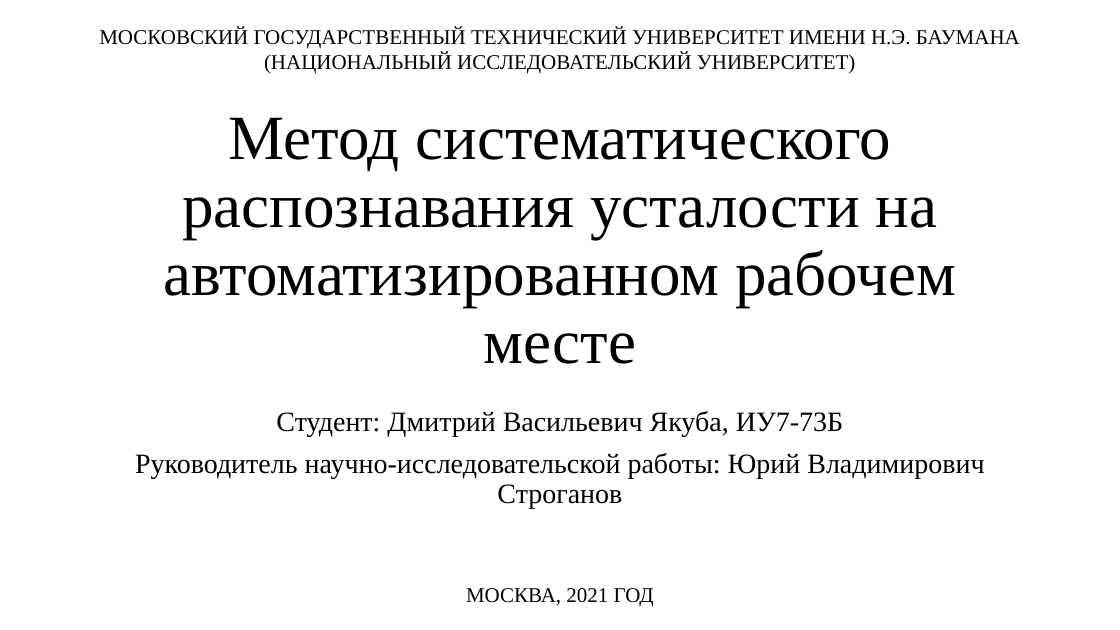
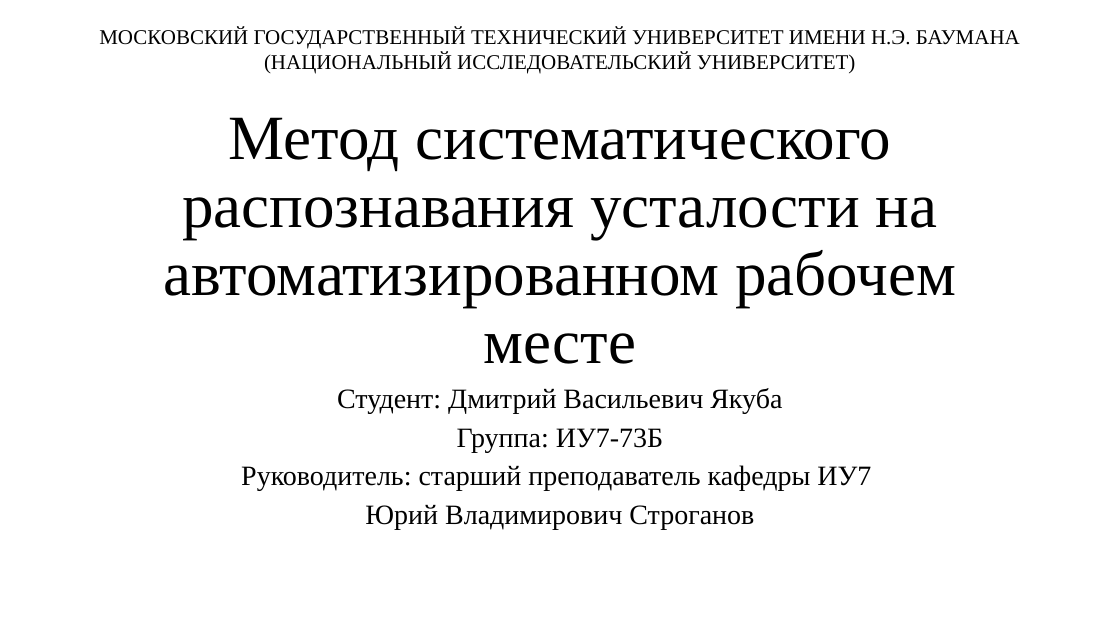
Before and after one commit to TheSawIsTheLaw/FatigueRecognitionSystem, a slide deck: slide 1 of Presentation/presentation.pptx. Drawn at 1120x630 pixels with LibreOffice and Linux fonts; fonts in the diff are those of the drawing. Boxes give left, top, right and bottom in pixels: in the first picture for what was removed or moved away, otherwise in the second. Text is boxed around its words. In the diff, an @@ line names an element or a change of style, - is before the commit and + after.

```diff
--- a/Presentation/presentation.pptx
+++ b/Presentation/presentation.pptx
@@ subtitle at <box>241,388,871,529</box>: text changed @@
-Студент: Дмитрий Васильевич Якуба, ИУ7-73Б
-Руководитель научно-исследовательской работы: Юрий Владимирович Строганов
+Студент: Дмитрий Васильевич Якуба
+Группа: ИУ7-73Б
+Руководитель: старший преподаватель кафедры ИУ7
+Юрий Владимирович Строганов
@@ text removed at <box>466,588,654,606</box> @@
-МОСКВА, 2021 ГОД
```
Also in this commit, not shown: 2 other slides changed, 1 other file.
